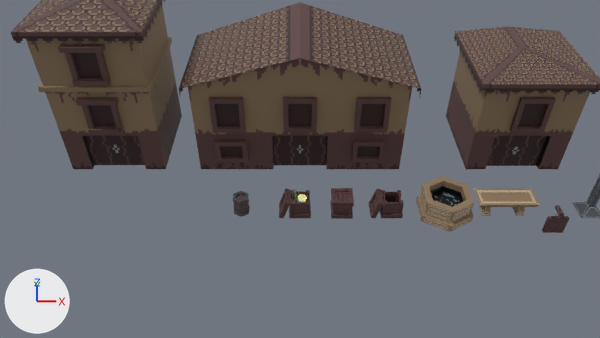
Before and after pictures for a commit that changed the Blender file Source/Tobi/Assets1.blend.
Before and after are seen from the file's camera 'Camera'. Lighting does not change. The marker at lower left points along +X, +Y and +Z.

The scene before the commit, as lines of its bpy script (objects in view):
```python
me_cube_003 = bpy.data.meshes.new('Cube.003')
me_cube_003.from_pydata(...)  # 28 vertices, 13 faces; spans x -0.175..0.175, y -0.104..0.104, z -0.454..0.043
me_cube_003.materials.append(mat_m_sign)  # picture img_tex_sign
me_cube_009 = bpy.data.meshes.new('Cube.009')
me_cube_009.from_pydata(...)  # 201 vertices, 125 faces; spans x -0.361..0.18, y -0.187..0.18, z 0.0..0.504
me_cube_009.materials.append(mat_m_refillstation)  # picture img_tex_crates
me_cylinder_001 = bpy.data.meshes.new('Cylinder.001')
me_cylinder_001.from_pydata(...)  # 66 vertices, 43 faces; spans x -0.427..0.427, y -0.493..0.493, z 0.0..0.409
me_cylinder_001.materials.append(mat_m_well)  # picture img_tex_well
ob_refillstation = bpy.data.objects.new('RefillStation', me_cube_009)
ob_refillstation.location = (0.0, 0.0, 0.0)
ob_sign = bpy.data.objects.new('Sign', me_cube_003)
ob_sign.location = (4.47, 0.0, 0.0)
ob_well = bpy.data.objects.new('Well', me_cylinder_001)
ob_well.location = (2.47, 0.0, 0.0)
# also in view: 'Lantern' at (4.96, 0.0, 0.74); 'Crate_close' at (0.71, -0.01, 0.19); 'House_small' at (4.0, 2.0, 1.0); 'Crate_open' at (1.47, 0.0, 0.18); 'Bench' at (3.47, 0.0, 0.17)
```
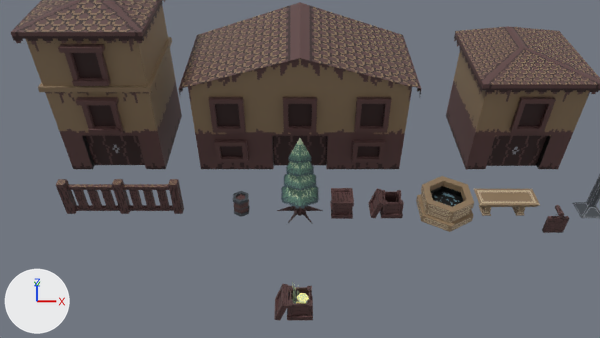
The change in detail:
Picture 'tex_Fence' (img_tex_fence) is new.
Picture 'tex_Tree' (img_tex_tree) is new.
Material 'm_Fence' (mat_m_fence) is new.
Its texture is img_tex_fence.
Material 'm_Tree' (mat_m_tree) is new.
Its texture is img_tex_tree (with its transparency).
Mesh me_cube_008 is new.
It has 128 vertices, 132 faces and spans x -0.99..0.99, y -0.07..0.07, z 0.0..0.66.
It uses material mat_m_fence (picture img_tex_fence).
Mesh me_cylinder_002 is new.
It has 30 vertices, 13 faces and spans x -3.47..0.0, y -3.18..1.59, z 0.0..13.73.
It uses material mat_m_tree (picture img_tex_tree).
Object 'RefillStation' (ob_refillstation) moves from (0.0, 0.0, 0.0) to (0.0, -2.0, 0.0).
Object 'Cube.003' (ob_cube_003) is new; it shows me_cube_008.
Its location is (-3.0, 0.0, 0.0).
Object 'Cylinder' (ob_cylinder) is new; it shows me_cylinder_002.
Its location is (0.0, 0.0, 0.0).
Its scale is (0.118, 0.118, 0.118).
It gains a MIRROR modifier named 'Mirror — ND'.
Modifier setting: use_bisect_axis = (True, False, False).
Modifier setting: use_bisect_flip_axis = (True, False, False).
Modifier setting: use_clip = True.
Modifier setting: merge_threshold = 0.00001.
Modifier setting: bisect_threshold = 0.00001.

Where the change shows, as pixel boxes [x1, y1, x2, y2] in the pictures (600 x 338 px):
'Cube.003', added (brown): after [56, 179, 184, 214]
'RefillStation', moved: before [279, 185, 311, 219]; after [274, 283, 313, 321]
'Cylinder', added (green): after [277, 138, 323, 223]
